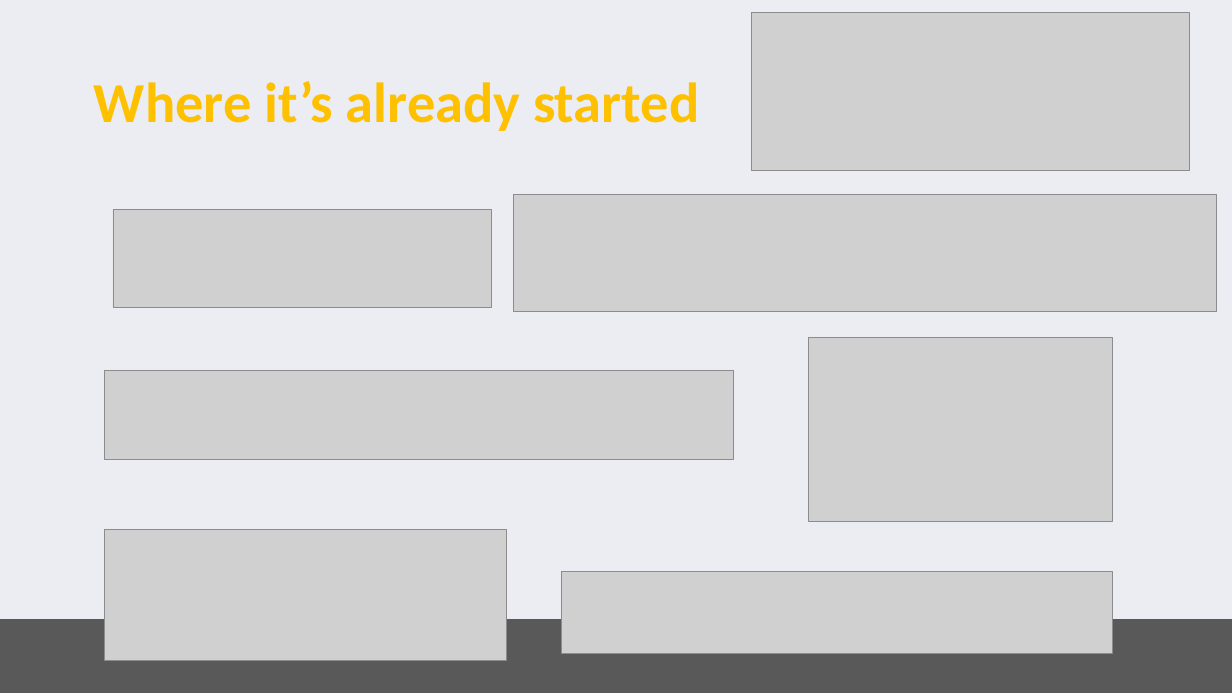
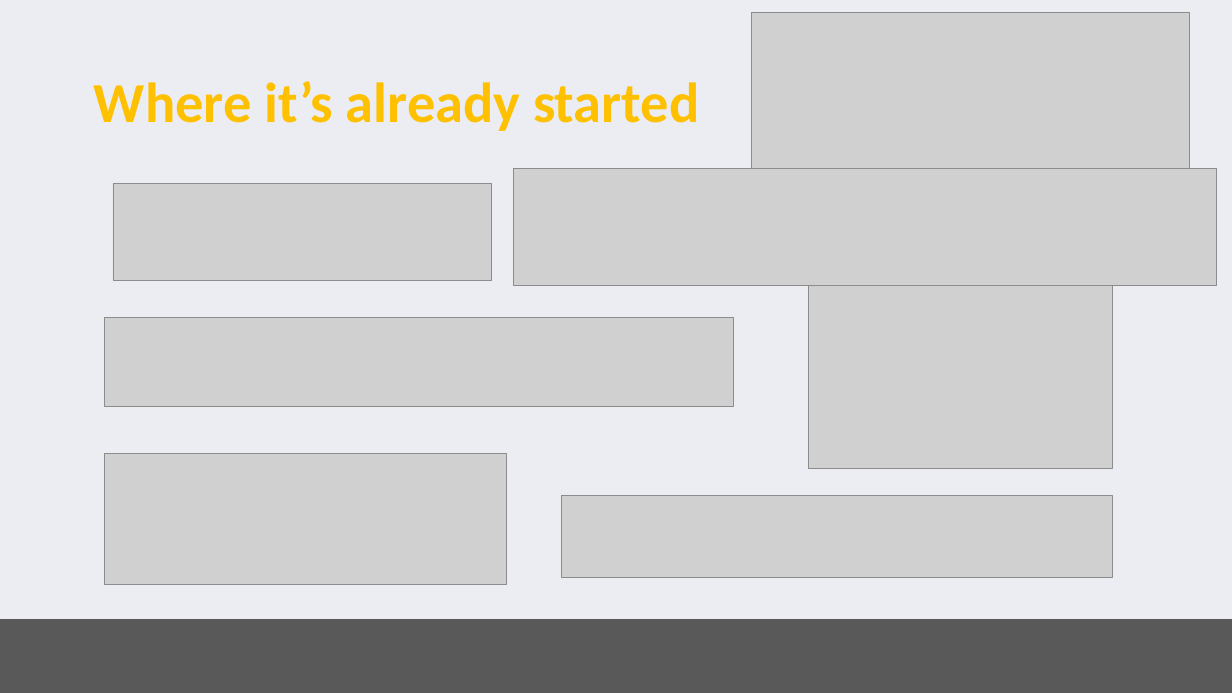
Before and after one commit to serverless-perspectives/pariveda-perspective, a slide deck: slide 15 of Serverless perspectives.pptx. Drawn at 1232x693 pixels with LibreOffice and Linux fonts; fonts in the diff are those of the drawing; grey boxes stand for pictures; background and template pictures are left out. Boxes give left, top, right and bottom in pixels: in the first picture for what was removed or moved away, otherwise in the second. Text is boxed around its words. In the diff, an @@ line names an element or a change of style, - is before the commit and + after.

Commit message:
arrange logo slide around footer

```diff
--- a/Serverless perspectives.pptx
+++ b/Serverless perspectives.pptx
@@ picture: place and size @@
-picture at [514, 195, 1217, 311]
+picture at [514, 168, 1217, 285]
@@ picture: place and size @@
-picture at [113, 210, 491, 308]
+picture at [113, 183, 491, 281]
@@ picture: place and size @@
-picture at [809, 337, 1112, 521]
+picture at [809, 285, 1112, 469]
@@ picture: place and size @@
-picture at [104, 371, 734, 459]
+picture at [104, 318, 734, 407]
@@ picture: place and size @@
-picture at [104, 530, 506, 661]
+picture at [104, 453, 506, 584]
@@ picture: place and size @@
-picture at [562, 572, 1113, 654]
+picture at [562, 496, 1113, 579]
```
